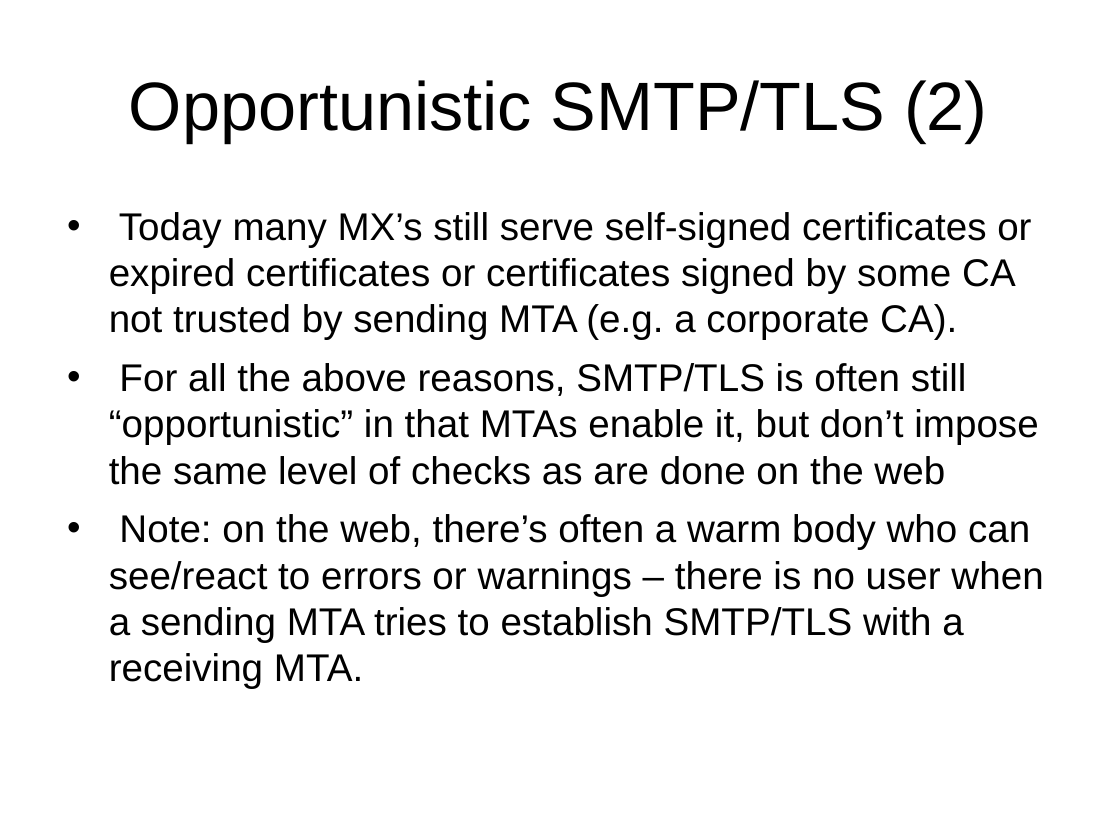
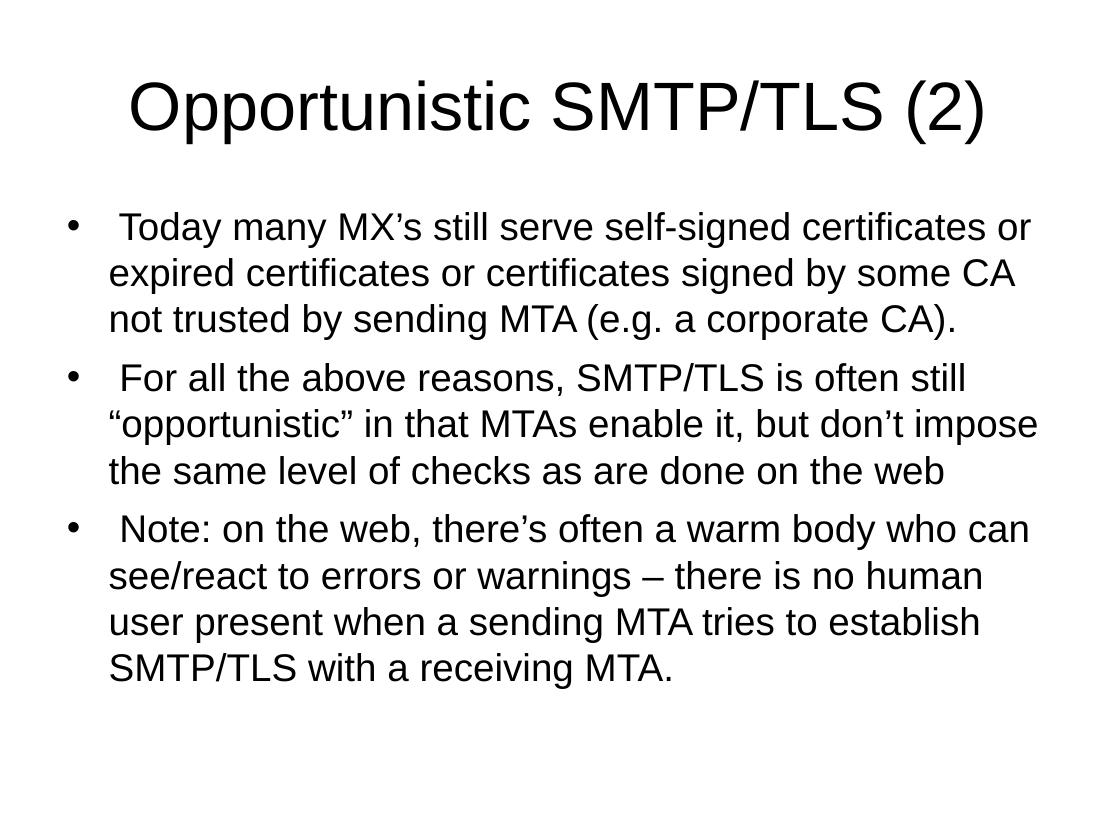
Before and after one commit to sftcd/cs7053, a slide deck: slide 11 of 2016lectures/04-spam.ppt. Drawn at 1120x840 pixels with LibreOffice and Linux fonts; fonts in the diff are those of the drawing. Boxes give left, top, right and bottom in pixels: in the first picture for what was removed or moved away, otherwise in the second. Text is boxed around its words. In the diff, an @@ line names an element or a change of style, - is before the commit and + after.

```diff
--- a/2016lectures/04-spam.ppt
+++ b/2016lectures/04-spam.ppt
@@ text at (x1=109, y1=514, x2=1030, y2=689): text changed @@
-• Note: on the web, there’s often a warm body who can see/react to errors or warnings – there is no user when a sending MTA tries to establish SMTP/TLS with a receiving MTA.
+• Note: on the web, there’s often a warm body who can see/react to errors or warnings – there is no human user present when a sending MTA tries to establish SMTP/TLS with a receiving MTA.
```
Also in this commit, not shown: 18 other slides changed, 1 slide added, 2 other files.
